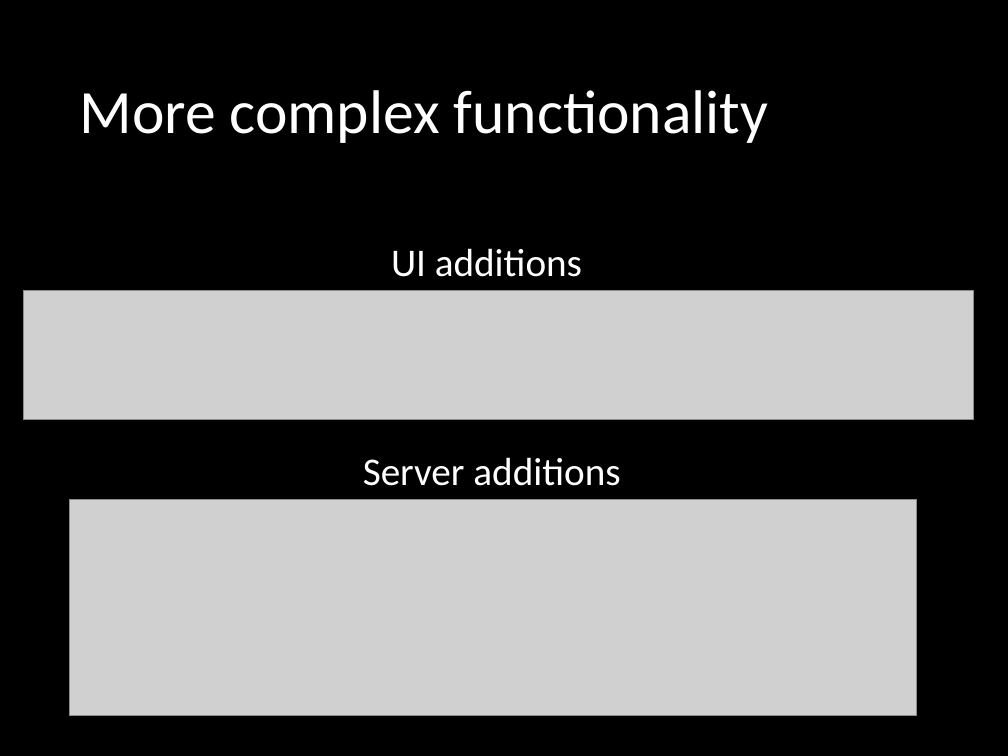
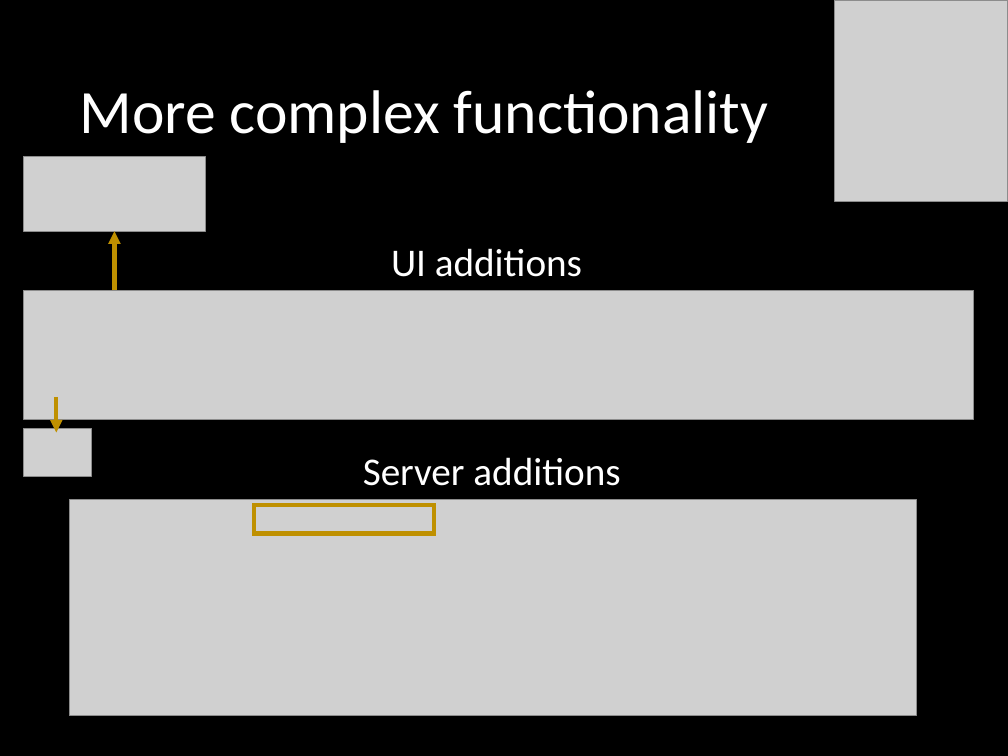
Before and after one commit to InteragencyEcologicalProgram/iep-data-workshop-2024, a slide deck: slide 17 of presentations/Introduction to Shiny.pptx (slide 15 before the commit). Drawn at 1008x756 pixels with LibreOffice and Linux fonts; fonts in the diff are those of the drawing; grey boxes stand for pictures. Boxes give left, top, right and bottom in pixels: in the first picture for what was removed or moved away, otherwise in the second. Text is boxed around its words. In the diff, an @@ line names an element or a change of style, - is before the commit and + after.

```diff
--- a/presentations/Introduction to Shiny.pptx
+++ b/presentations/Introduction to Shiny.pptx
@@ picture added at [835,0,1008,202] @@
@@ picture added at [23,156,205,231] @@
@@ arrow added from (115, 290) to (115, 231), #BF9000 3 pt @@
@@ arrow added from (56, 397) to (56, 432), #BF9000 3 pt @@
@@ picture added at [23,428,91,476] @@
@@ rectangle added at [254,505,433,533], outline #BF9000 3 pt @@
```
Also in this commit, not shown: 9 other slides changed, 2 slides added.
